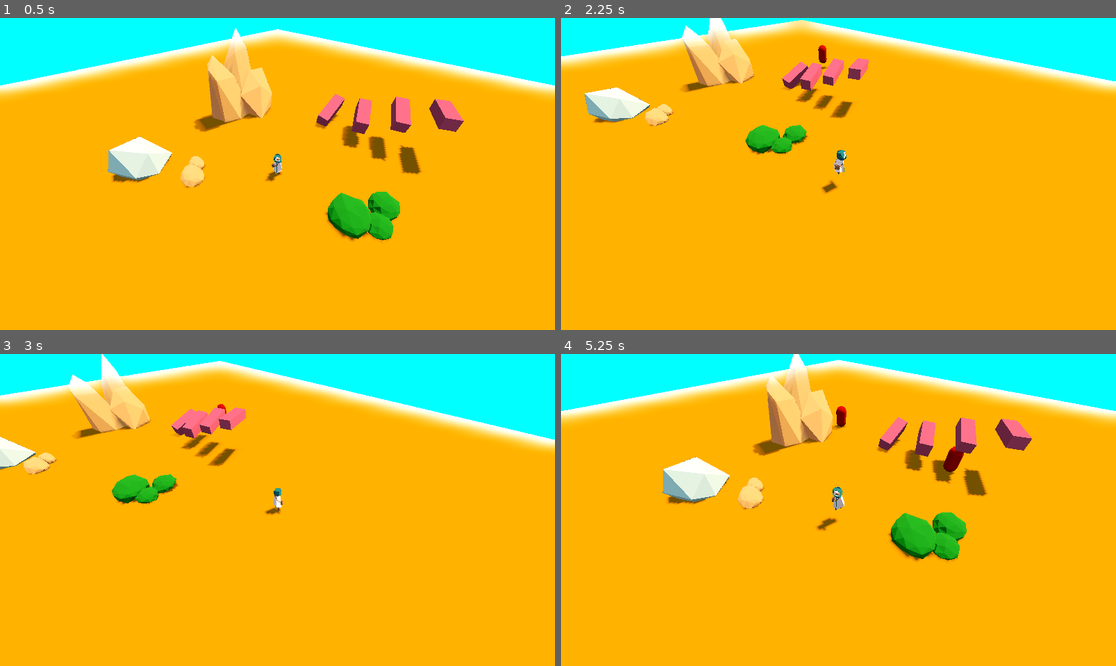
Above: before the commit, frames 1-4 (two rows, left to right).
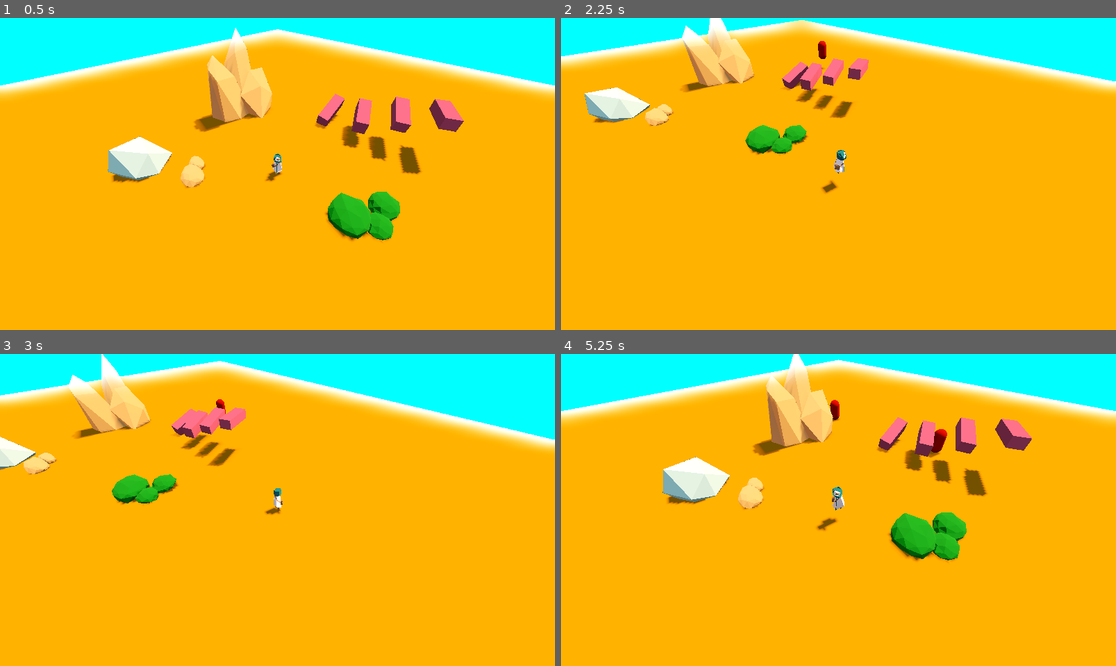
Above: after the commit, the same moments.

Repository: DeepRestGames/EcoDungeon
Game: Godot game, scene res://scenes/PrototypeScene_EnemyAI_01.tscn
Two runs of this game, one before a commit and one after it. Both use one fixed random seed, a clock stepped at 60 frames per second and the inputs below. A sky picture missing from this copy of the repository is replaced by a grey-blue gradient.
Inputs (mouse positions are in pixels of both pictures, inside the frame that each line leads up to):
- Up to frame 1 (0.5 s): no input
- Up to frame 2 (2.25 s): tap Enter at 0.5 s; move the mouse to (960, 158) at 0.52 s; hold D (move_right) 0.53-1.28 s; click (960, 158) at 0.6 s; move the mouse to (727, 189) at 1.27 s; hold S (move_down) 1.28-2.03 s; tap Space (spacebar) at 1.35 s; move the mouse to (894, 105) at 2.02 s; hold D (move_right) from 2.03 s (still down); hold Mouse wheel up (zoom_in) from 2.03 s (still down)
- Up to frame 3 (3 s): move the mouse to (249, 572) at 2.77 s; release D (move_right) at 2.78 s; release Mouse wheel up (zoom_in) at 2.78 s; hold W (move_up) from 2.78 s (still down); tap Mouse wheel down (zoom_out) at 2.85 s
- Up to frame 4 (5.25 s): move the mouse to (1005, 556) at 3.52 s; release W (move_up) at 3.53 s; hold A (move_left) 3.53-5.03 s; click (1005, 556) at 3.6 s; move the mouse to (672, 463) at 4.27 s; tap Space (spacebar) at 4.35 s; move the mouse to (866, 510) at 5.02 s; hold S (move_down) from 5.03 s (still down); hold Mouse wheel up (zoom_in) from 5.03 s (still down)

Frame 1 is identical in both runs. In frame 2, less than 0.1% of the frame differs, in the area x 46-52%, y 7-56%; in frame 3, less than 0.1%; in frame 4, 0.6%, in the area x 48-73%, y 14-54%.

Commit message:
Added enemy hit/death and projectile damage

Diff:
--- a/scenes/Projectile.tscn
+++ b/scenes/Projectile.tscn
@@ -17,6 +17,8 @@
 height = 0.5
 
 [node name="Projectile" type="CharacterBody3D"]
+collision_layer = 16
+collision_mask = 4
 script = ExtResource("1_noppo")
 
 [node name="CollisionShape3D" type="CollisionShape3D" parent="."]
--- a/scripts/Projectile.gd
+++ b/scripts/Projectile.gd
@@ -1,6 +1,7 @@
 extends CharacterBody3D
 
 const BULLET_VELOCITY = 20
+const BULLET_DAMAGE = 2
 
 var time_alive = 1.5
 var hit = false
@@ -8,20 +9,17 @@
 @onready var collision_shape = $CollisionShape3D
 
 
-
-
 func _physics_process(delta):
-	if hit:
-		queue_free()
-		return
 	time_alive -= delta
 	if time_alive < 0:
-		hit = true
-	# TODO: will need collion masks and layers to determine impact
+		destroy()
+
 	var collision = move_and_collide(-delta * BULLET_VELOCITY * transform.basis.z)
 	if collision:
-		collision_shape.disabled = true
-		hit = true
+		var enemy = collision.get_collider() as EnemyBase
+		if enemy:
+			enemy.take_damage(BULLET_DAMAGE)
+		destroy()
 
 
 func destroy():
--- a/scripts/enemy/EnemyBase.gd
+++ b/scripts/enemy/EnemyBase.gd
@@ -9,7 +9,7 @@
 @onready var nav_agent: NavigationAgent3D = $NavigationAgent3D
 @onready var player: Player = $"../../Player"
 
-@export var SPEED: float = 5.0
+@export var SPEED: float = 3.0
 @export var max_hp: int = 5
 var current_hp: int = max_hp
 
@@ -25,3 +25,10 @@
 
 func take_damage(damage: int):
 	current_hp -= damage
+
+	if current_hp <= 0:
+		death()
+
+
+func death():
+	queue_free()
